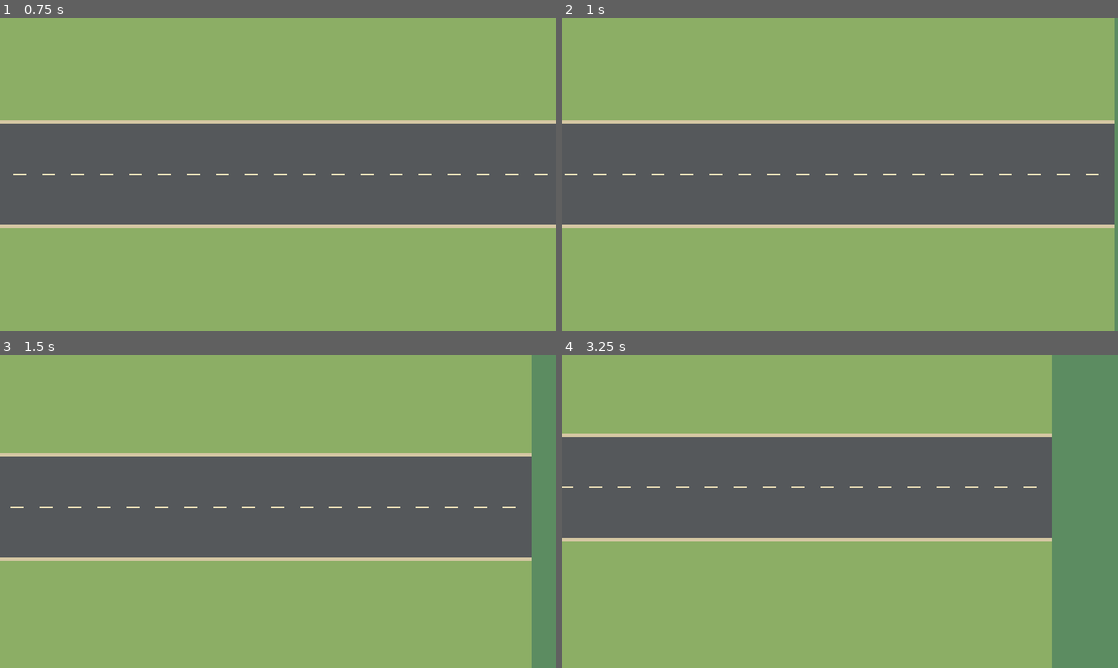
Above: before the commit, frames 1-4 (two rows, left to right).
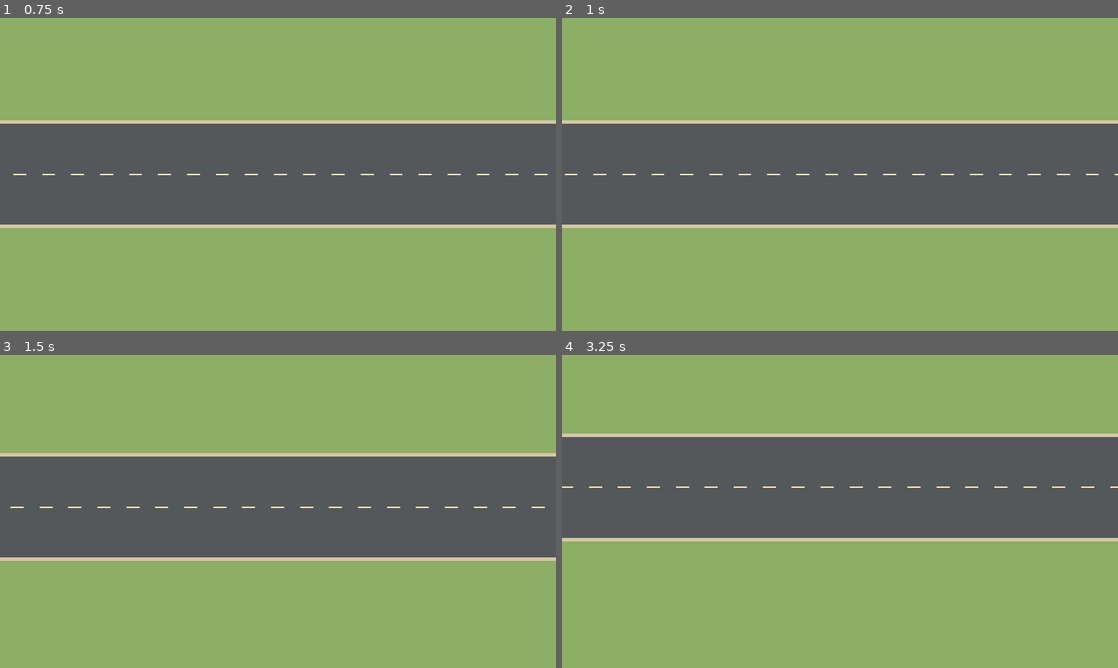
Above: after the commit, the same moments.

Repository: trialmm36-source/Warung-simulator-Indonesia
Game: Godot game, scene res://scenes/main/game.tscn
Two runs of this game, one before a commit and one after it. Both use one fixed random seed, a clock stepped at 60 frames per second and the inputs below.
Inputs:
- Up to frame 1 (0.75 s): tap Enter at 0.5 s; hold Right (ui_right) from 0.53 s (still down)
- Up to frame 2 (1 s): keep holding Right (ui_right)
- Up to frame 3 (1.5 s): release Right (ui_right) at 1.28 s; hold Down (ui_down) from 1.28 s (still down)
- Up to frame 4 (3.25 s): release Down (ui_down) at 2.03 s; hold Right (ui_right) 2.03-2.78 s; hold Up (ui_up) from 2.78 s (still down)

Frame 1 is identical in both runs. In frame 2, 0.6% of the frame differs, in the area x 99-100%, y 0-100%; in frame 3, 4.4%; in frame 4, 12%, in the area x 88-100%, y 0-100%.

Commit message:
world_map.gd

Diff:
--- a/scripts/world/world_map.gd
+++ b/scripts/world/world_map.gd
@@ -4,35 +4,36 @@
 func _draw() -> void:
     # Tanah dasar kampung
     draw_rect(
-        Rect2(-1000, -700, 2000, 1400),
+        Rect2(-3000, -1200, 6000, 2400),
         Color("#8cae65")
     )
 
-    # Jalan aspal
+    # Jalan aspal horizontal
     var road := PackedVector2Array([
-        Vector2(-1000, -180),
-        Vector2(1000, -180),
-        Vector2(1000, 180),
-        Vector2(-1000, 180)
+        Vector2(-3000, -180),
+        Vector2(3000, -180),
+        Vector2(3000, 180),
+        Vector2(-3000, 180)
     ])
     draw_colored_polygon(road, Color("#55585b"))
 
     # Garis tepi jalan
     draw_line(
-        Vector2(-1000, -180),
-        Vector2(1000, -180),
+        Vector2(-3000, -180),
+        Vector2(3000, -180),
         Color("#d5c7a3"),
         12.0
     )
+
     draw_line(
-        Vector2(-1000, 180),
-        Vector2(1000, 180),
+        Vector2(-3000, 180),
+        Vector2(3000, 180),
         Color("#d5c7a3"),
         12.0
     )
 
     # Marka jalan putus-putus
-    for x in range(-1000, 1000, 100):
+    for x in range(-3000, 3000, 100):
         draw_line(
             Vector2(x, 0),
             Vector2(x + 45, 0),
